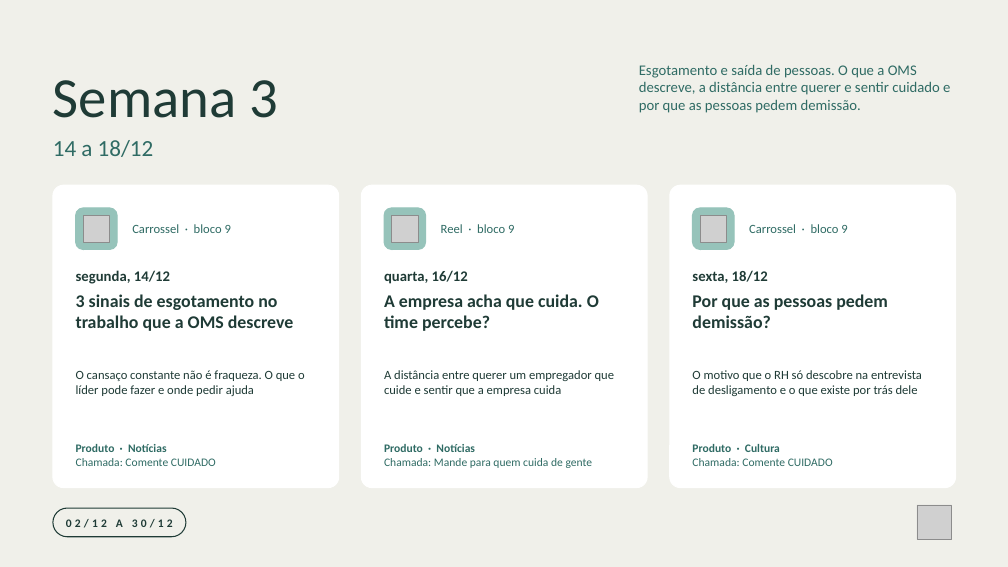
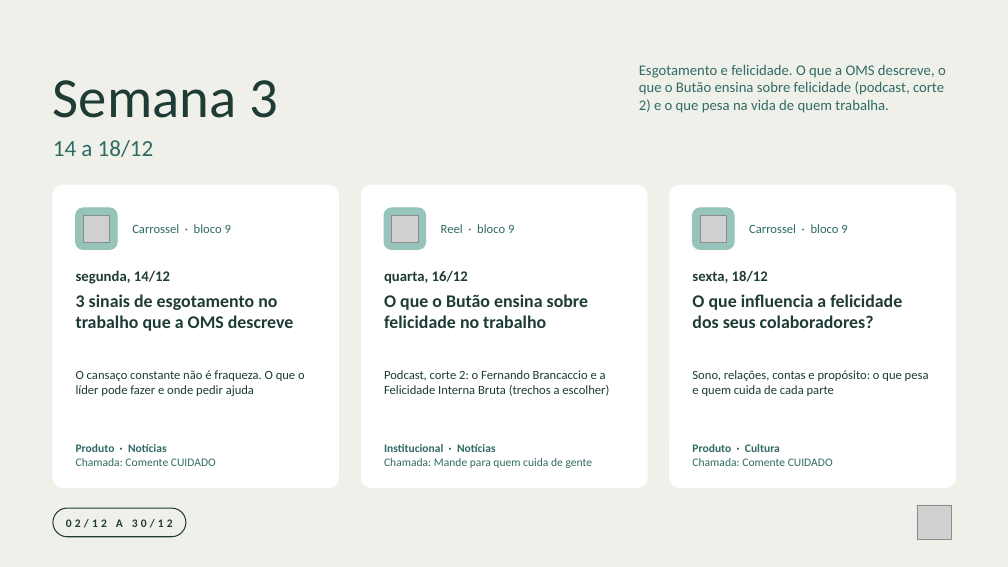
Before and after one commit to nina-rebello/comunicao-fh, a slide deck: slide 5 of marketing/calendario-dezembro/Programacao_Instagram_Dezembro_2026.pptx. Drawn at 1008x567 pixels with LibreOffice and Linux fonts; fonts in the diff are those of the drawing; grey boxes stand for pictures. Boxes give left, top, right and bottom in pixels: in the first picture for what was removed or moved away, otherwise in the second. Text is boxed around its words. In the diff, an @@ line names an element or a change of style, - is before the commit and + after.

```diff
--- a/marketing/calendario-dezembro/Programacao_Instagram_Dezembro_2026.pptx
+++ b/marketing/calendario-dezembro/Programacao_Instagram_Dezembro_2026.pptx
@@ text at bbox=[639, 64, 946, 113]: text changed @@
-Esgotamento e saída de pessoas. O que a OMS descreve, a distância entre querer e sentir cuidado e por que as pessoas pedem demissão.
+Esgotamento e felicidade. O que a OMS descreve, o que o Butão ensina sobre felicidade (podcast, corte 2) e o que pesa na vida de quem trabalha.
@@ text at bbox=[384, 294, 588, 328]: text changed @@
-A empresa acha que cuida. O time percebe?
+O que o Butão ensina sobre felicidade no trabalho
@@ text at bbox=[692, 294, 902, 328]: text changed @@
-Por que as pessoas pedem demissão?
+O que influencia a felicidade dos seus colaboradores?
@@ text at bbox=[384, 370, 609, 396]: text changed @@
-A distância entre querer um empregador que cuide e sentir que a empresa cuida
+Podcast, corte 2: o Fernando Brancaccio e a Felicidade Interna Bruta (trechos a escolher)
@@ text at bbox=[692, 370, 929, 396]: text changed @@
-O motivo que o RH só descobre na entrevista de desligamento e o que existe por trás dele
+Sono, relações, contas e propósito: o que pesa e quem cuida de cada parte
@@ text at bbox=[384, 444, 496, 452]: text changed @@
-Produto · Notícias
+Institucional · Notícias
```
Also in this commit, not shown: 5 other slides changed, 13 other files.
